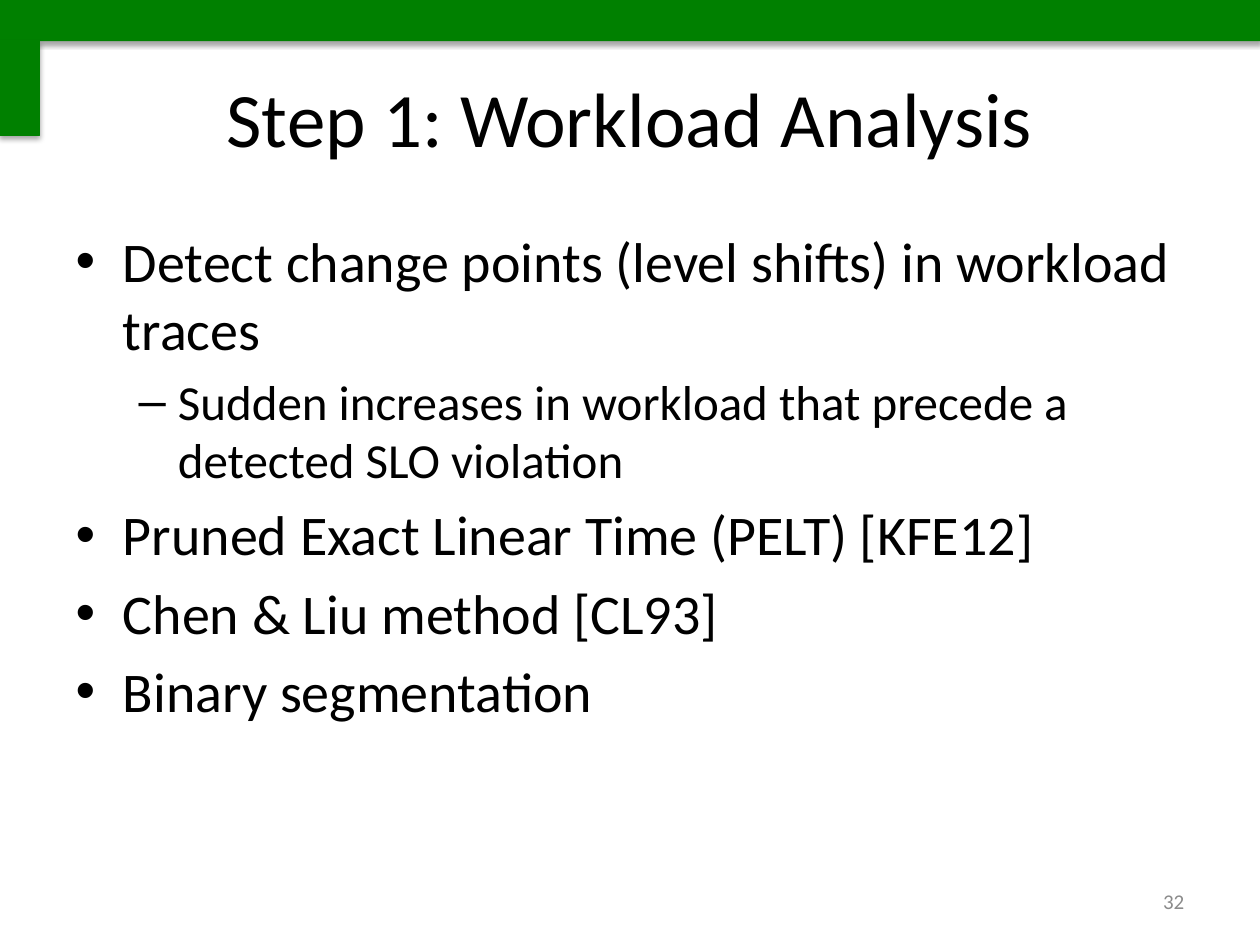
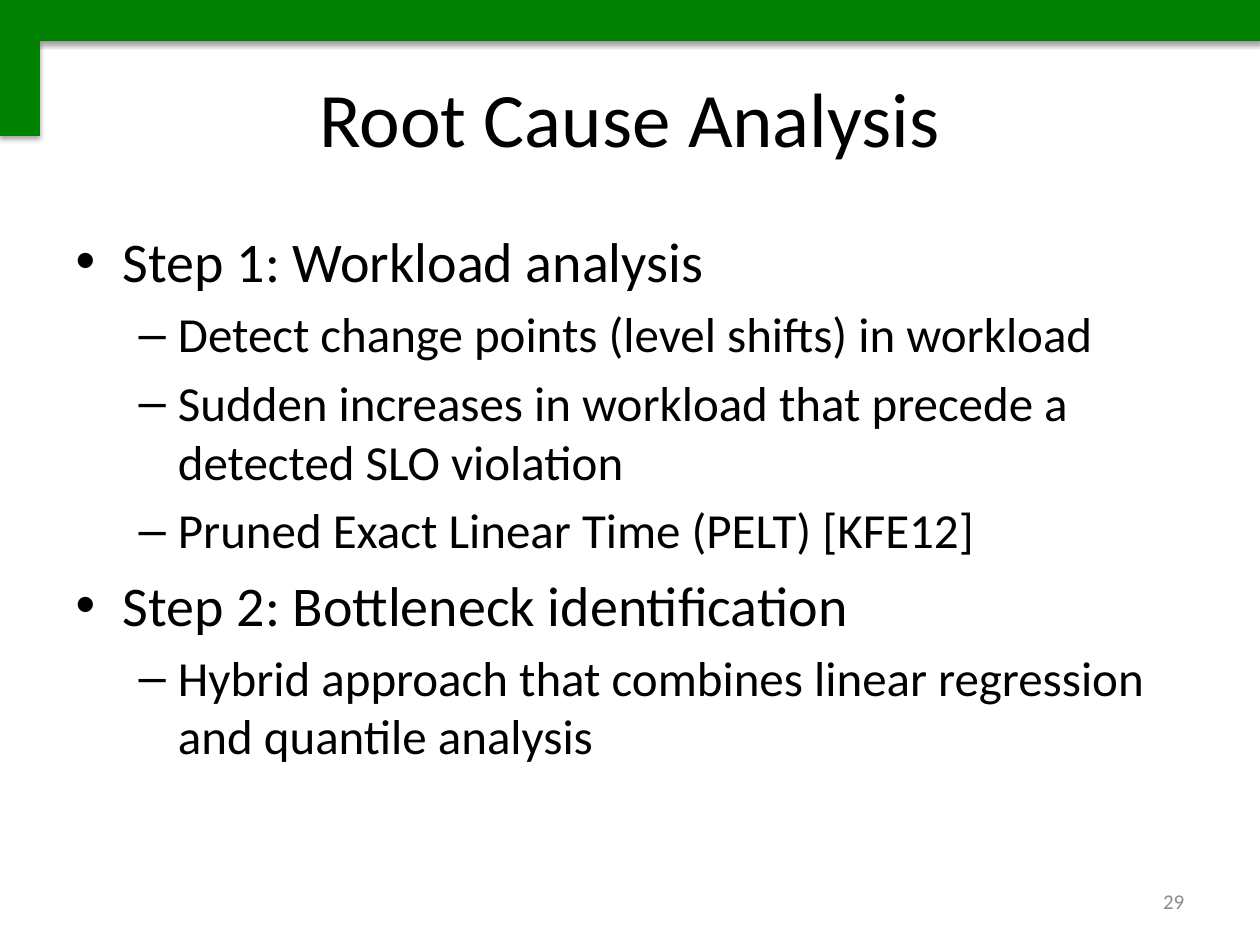
Before and after one commit to Dithn/eager-appscale, a slide deck: slide 29 of Eager/paper/dissertation/dissertation.pptx (slide 32 before the commit). Drawn at 1260x945 pixels with LibreOffice and Linux fonts; fonts in the diff are those of the drawing. Boxes give left, top, right and bottom in pixels: in the first picture for what was removed or moved away, otherwise in the second. Text is boxed around its words. In the diff, an @@ line names an element or a change of style, - is before the commit and + after.

Commit message:
Updated presentation

```diff
--- a/Eager/paper/dissertation/dissertation.pptx
+++ b/Eager/paper/dissertation/dissertation.pptx
@@ title at <box>319,93,939,160</box>: text changed @@
-Step 1: Workload Analysis
+Root Cause Analysis
@@ text at <box>123,243,1092,361</box>: text changed; size 32 to 28 pt @@
-• Detect change points (level shifts) in workload traces
+• Step 1: Workload analysis
+  – Detect change points (level shifts) in workload
@@ text at <box>178,512,973,555</box>: size 32 to 28 pt in "Pruned Exact Linear Time (PELT) [KFE12]"; bullet • to –; list level 1 to 2 in "Pruned Exact Linear Time (PELT) ..." @@
@@ text at <box>123,587,1144,762</box>: text changed; size 32 to 28 pt @@
-• Chen & Liu method [CL93]
-• Binary segmentation
+• Step 2: Bottleneck identification
+  – Hybrid approach that combines linear regression and quantile analysis
@@ page number at <box>1163,895,1184,909</box>: text changed @@
-32
+29
```
Also in this commit, not shown: 5 other slides changed, 3 slides added, 1 slide removed, 3 other files.
